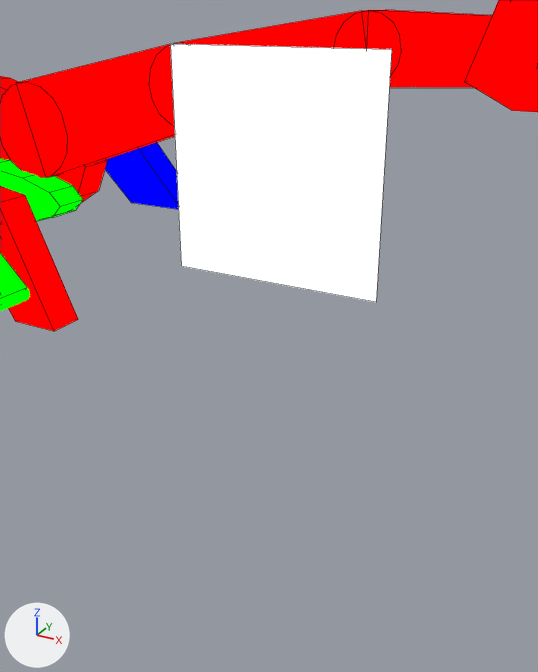
Renders of the Blender file assets-source/blender/motion/plesiosaurus-stomp.blend from each side of a commit.
Before and after are seen from a camera (50 mm lens) standing at (88.24, -35.04, 16.65) and looking at (84.4, -28.05, 13.15). Lighting does not change. The marker at lower left points along +X, +Y and +Z. The older version comes first. Mesh edges are drawn as thin lines on the coarser meshes.

The first picture shows 'DinoTycoon_Motion_plesiosaurus_stomp_belly', 'DinoTycoon_Motion_plesiosaurus_stomp_eye', 'DinoTycoon_Motion_plesiosaurus_stomp_far_paddle1', 'DinoTycoon_Motion_plesiosaurus_stomp_head', 'DinoTycoon_Motion_plesiosaurus_stomp_near_paddle1', 'DinoTycoon_Motion_plesiosaurus_stomp_neck_0', 'DinoTycoon_Motion_plesiosaurus_stomp_neck_1', 'DinoTycoon_Motion_plesiosaurus_stomp_neck_2', 'DinoTycoon_Motion_plesiosaurus_stomp_neck_joint_0', 'DinoTycoon_Motion_plesiosaurus_stomp_neck_joint_2', 'DinoTycoon_Motion_plesiosaurus_stomp_trunk' and 3 more.
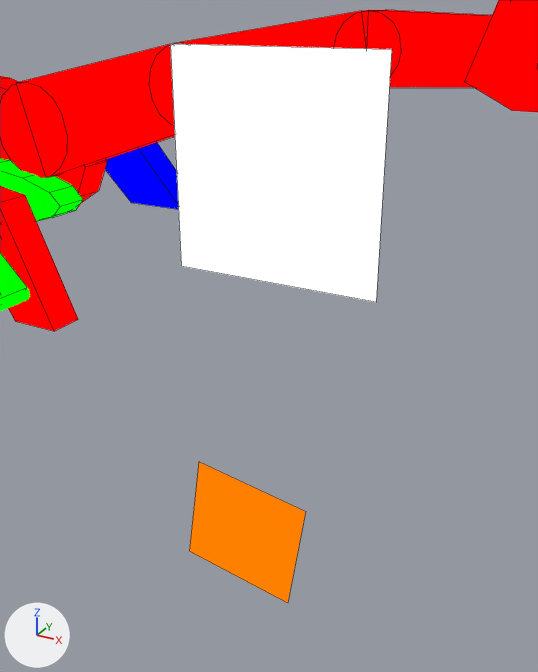
The newer file adds a shape key; the second version is drawn at full value of the shape key 'stomp_04' of 'DinoTycoon_Motion_plesiosaurus_stomp_eye_white', and the change is written as the vertex moves it makes.

Edits to the scene script, one JSON object a line:
```json
{"op": "add", "block": "mat_dinotycoon_role_y", "code": ["mat_dinotycoon_role_y = emission_material('DinoTycoon_Role_Y')", "mat_dinotycoon_role_y.base_color = (1.0, 0.216, 0.0)  # orange #ff8000"]}
{"op": "add", "block": "me_dinotycoon_motion_plesiosaurus_stomp_sample_eye_white", "code": ["me_dinotycoon_motion_plesiosaurus_stomp_sample_eye_white = bpy.data.meshes.new('DinoTycoon_Motion_plesiosaurus_stomp_sample_eye_white')", "me_dinotycoon_motion_plesiosaurus_stomp_sample_eye_white.from_pydata([(83.99, -29.0, 11.84), (85.38, -29.0, 11.64), (85.17, -29.0, 10.25), (83.79, -29.0, 10.46), (83.99, -29.0, 11.84), (85.38, -29.0, 11.64), (85.17, -29.0, 10.25), (83.79, -29.0, 10.46)], [], [(3, 2, 1, 0), (4, 5, 6, 7), (0, 1, 5, 4), (1, 2, 6, 5), (2, 3, 7, 6), (3, 0, 4, 7)])", "me_dinotycoon_motion_plesiosaurus_stomp_sample_eye_white.materials.append(mat_dinotycoon_role_y)  # orange #ff8000"]}
{"op": "add", "block": "ob_dinotycoon_motion_plesiosaurus_stomp_eye_white", "code": ["ob_dinotycoon_motion_plesiosaurus_stomp_eye_white = bpy.data.objects.new('DinoTycoon_Motion_plesiosaurus_stomp_eye_white', me_dinotycoon_motion_plesiosaurus_stomp_sample_eye_white)", "ob_dinotycoon_motion_plesiosaurus_stomp_eye_white.location = (0.0, 0.0, 0.0)"]}
```

Changed parts and their boxes (x1, y1, x2, y2) in the pictures (538 x 672 px):
```json
{"object": "DinoTycoon_Motion_plesiosaurus_stomp_eye_white", "change": "added", "after": [189, 462, 306, 603], "on screen": "orange"}
```
